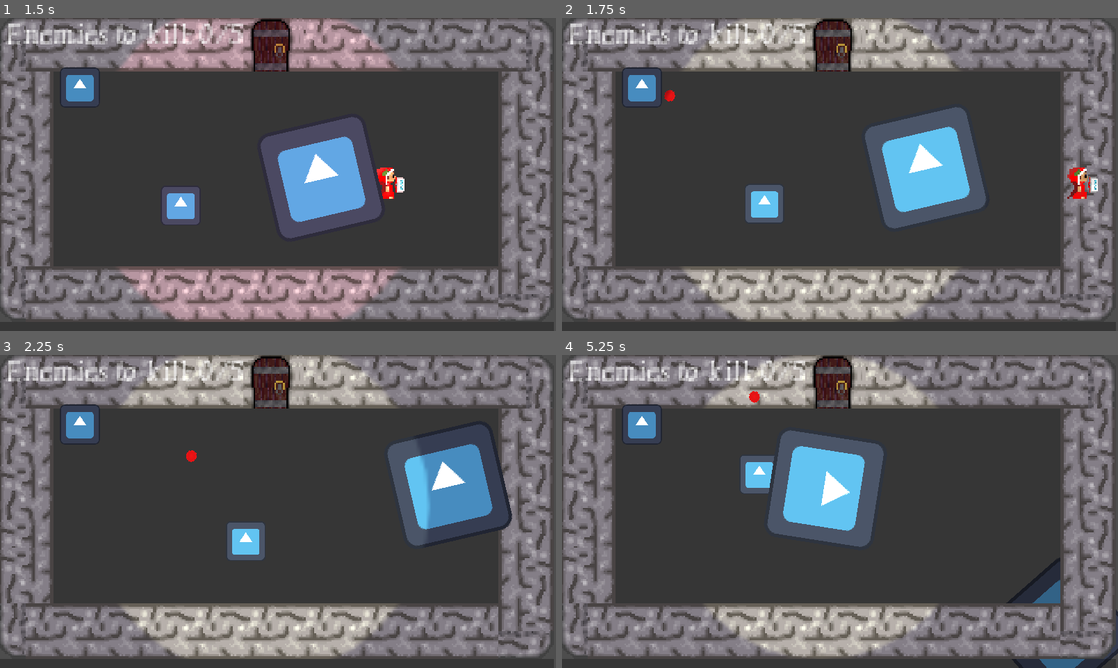
Above: before the commit, frames 1-4 (two rows, left to right).
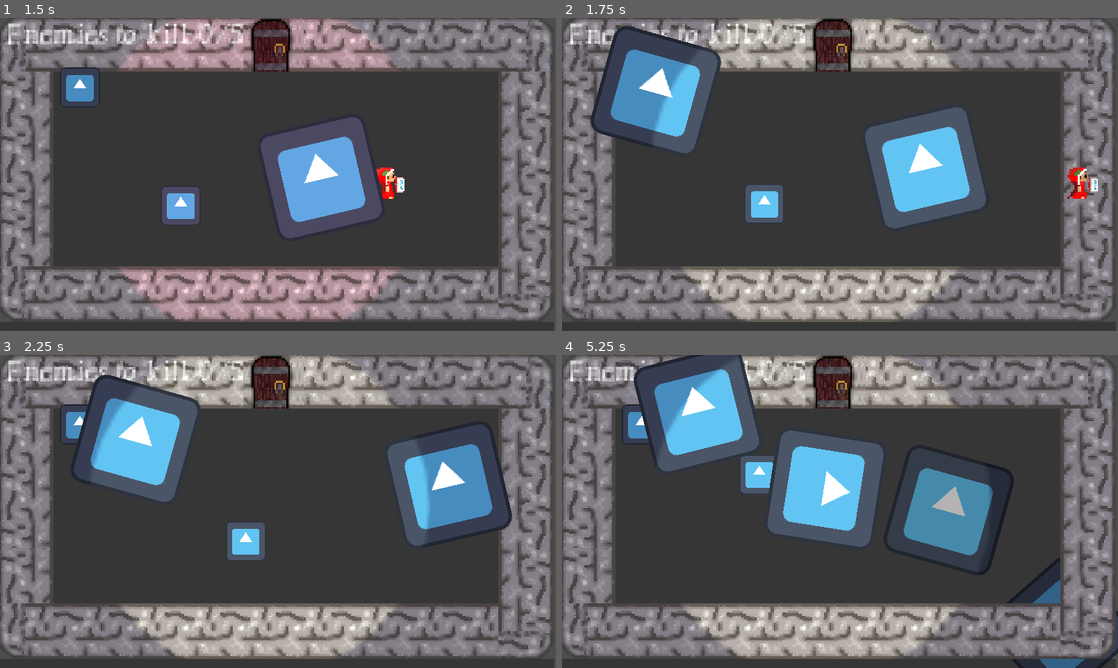
Above: after the commit, the same moments.

Repository: Ivan29020/Dantes-Reinterpretation
Game: Godot game, scene res://Menu/menu.tscn
The game is run twice, just before and just after one commit, with the same random seed, the same clock (stepped at 60 frames per second) and the same inputs. The engine's default icon, where the game draws it, is replaced by a stand-in: a white triangle on a blue panel in a dark square.
Inputs (mouse positions are in pixels of both pictures, inside the frame that each line leads up to):
- Up to frame 1 (1.5 s): click "Start" at 0.5 s; move the mouse to (400, 158) at 1.27 s; press the mouse at (400, 158) at 1.28 s; hold Right (button_right) from 1.28 s (still down)
- Up to frame 2 (1.75 s): keep holding Right (button_right)
- Up to frame 3 (2.25 s): move the mouse to (166, 527) at 2.02 s; release Right (button_right) at 2.03 s; release the mouse at (166, 527) at 2.03 s; hold Down (button_down) from 2.03 s (still down); click (166, 527) at 2.1 s
- Up to frame 4 (5.25 s): move the mouse to (895, 442) at 2.77 s; release Down (button_down) at 2.78 s; hold Right (button_right) 2.78-3.5 s; hold Shift (button2) 2.78-3.5 s; click (895, 442) at 3.05 s; click "Start" at 3.5 s; move the mouse to (812, 574) at 4.27 s; hold W (button_up) 4.28-5.03 s; tap E (button3) at 4.35 s; click (812, 574) at 4.55 s; move the mouse to (1006, 558) at 5.02 s; press the mouse at (1006, 558) at 5.03 s; hold Left (button_left) from 5.03 s (still down)

Frame 1 is identical in both runs. In frame 2, 6.2% of the frame differs, in the area x 5-29%, y 2-44%; in frame 3, 6.4%; in frame 4, 13%, in the area x 12-82%, y 0-98%.

Commit message:
Nemico 3

Diff:
--- /dev/null
+++ b/Nemici/mosca_ranged.gd
@@ -0,0 +1,23 @@
+extends nemico_base
+
+var dir
+
+func _on_timer_timeout():
+	$Spawner_proiettili.spara(dir)
+
+func _process(delta):
+	dir = (Global.Giocatore.global_position  - global_position).normalized()
+	update_animation(dir)
+func get_direction_as_string():
+	dir = (Global.Giocatore.global_position  - global_position).normalized()
+	if dir.x > 0 :
+		return "right"
+	if dir.x < 0 :
+		return "left"
+	if dir.y > 0 :
+		return "down"
+	if dir.y < 0 :
+		return "up"
+
+func update_animation(dir):
+	$Sprite2D.play("Idle_" + get_direction_as_string())
--- /dev/null
+++ b/Nemici/mosca_ranged.tscn
@@ -0,0 +1,20 @@
+[gd_scene load_steps=4 format=3 uid="uid://cxclsn11s0rnu"]
+
+[ext_resource type="PackedScene" uid="uid://cf8sxoekehwb6" path="res://Nemici/nemico_base.tscn" id="1_knkws"]
+[ext_resource type="Script" path="res://Nemici/mosca_ranged.gd" id="2_t5oy4"]
+[ext_resource type="PackedScene" uid="uid://b8ofcqh8e7jph" path="res://Proiettili/spawner_mosca.tscn" id="3_flcoh"]
+
+[node name="nemico_base" instance=ExtResource("1_knkws")]
+script = ExtResource("2_t5oy4")
+vel = null
+maxhp = null
+hp = null
+regen = null
+punteggio = null
+
+[node name="Spawner_proiettili" parent="." index="2" instance=ExtResource("3_flcoh")]
+
+[node name="Timer" type="Timer" parent="." index="3"]
+wait_time = 2.0
+
+[connection signal="timeout" from="Timer" to="." method="_on_timer_timeout"]
--- a/Nemici/nemico_ranged.tscn
+++ b/Nemici/nemico_ranged.tscn
@@ -1,13 +1,17 @@
-[gd_scene load_steps=4 format=3 uid="uid://dii73s23akdk8"]
+[gd_scene load_steps=5 format=3 uid="uid://dii73s23akdk8"]
 
 [ext_resource type="PackedScene" uid="uid://cf8sxoekehwb6" path="res://Nemici/nemico_base.tscn" id="1_448lx"]
 [ext_resource type="Script" path="res://Nemici/nemico_ranged.gd" id="2_5gpsq"]
 [ext_resource type="PackedScene" uid="uid://nrgl6p5gc4na" path="res://Proiettili/spawner_occhio.tscn" id="3_nel24"]
+[ext_resource type="PackedScene" uid="uid://cpq2vhfdnkcuw" path="res://Proiettili/proiettile_mosca.tscn" id="4_r710j"]
 
 [node name="nemico_base" instance=ExtResource("1_448lx")]
 script = ExtResource("2_5gpsq")
 
 [node name="Spawner_proiettili" parent="." index="2" instance=ExtResource("3_nel24")]
+proiettile_arma = ExtResource("4_r710j")
+velocita_fuoco = 2.0
+velocita_proiettile = 50
 
 [node name="Timer" type="Timer" parent="." index="3"]
 autostart = true
--- a/Proiettili/proietile_dante.tscn
+++ b/Proiettili/proietile_dante.tscn
@@ -1,7 +1,7 @@
 [gd_scene load_steps=3 format=3 uid="uid://btpfx620f00h6"]
 
 [ext_resource type="PackedScene" uid="uid://d2rhx1j06u1cc" path="res://Proiettili/proiettile_base.tscn" id="1_101a3"]
-[ext_resource type="Script" path="res://Proiettile_dante.gd" id="2_1kaxk"]
+[ext_resource type="Script" path="res://Proiettili/Proiettile_dante.gd" id="2_1kaxk"]
 
 [node name="Proiettile_base" instance=ExtResource("1_101a3")]
 script = ExtResource("2_1kaxk")
--- /dev/null
+++ b/Proiettili/proiettile_mosca.tscn
@@ -0,0 +1,5 @@
+[gd_scene load_steps=2 format=3 uid="uid://cpq2vhfdnkcuw"]
+
+[ext_resource type="PackedScene" uid="uid://d2rhx1j06u1cc" path="res://Proiettili/proiettile_base.tscn" id="1_m05j8"]
+
+[node name="Proiettile_base" instance=ExtResource("1_m05j8")]
--- /dev/null
+++ b/Proiettili/spawner_mosca.gd
@@ -0,0 +1,7 @@
+extends spawner_proiettili
+
+func spara(dir):
+	if $velocitafuoco.is_stopped():
+		var npro = crea_proiettile(dir)
+		get_tree().get_root().add_child(npro) #migliorare
+		$velocitafuoco.start()
--- /dev/null
+++ b/Proiettili/spawner_mosca.tscn
@@ -0,0 +1,8 @@
+[gd_scene load_steps=3 format=3 uid="uid://b8ofcqh8e7jph"]
+
+[ext_resource type="PackedScene" uid="uid://dnwsaeqjmxouh" path="res://Proiettili/spawner_proiettili.tscn" id="1_8r4ww"]
+[ext_resource type="Script" path="res://Proiettili/spawner_mosca.gd" id="2_4onjh"]
+
+[node name="Spawner_proiettili" instance=ExtResource("1_8r4ww")]
+script = ExtResource("2_4onjh")
+proiettile_arma = null
Renamed: Proiettile_dante.gd -> Proiettili/Proiettile_dante.gd
